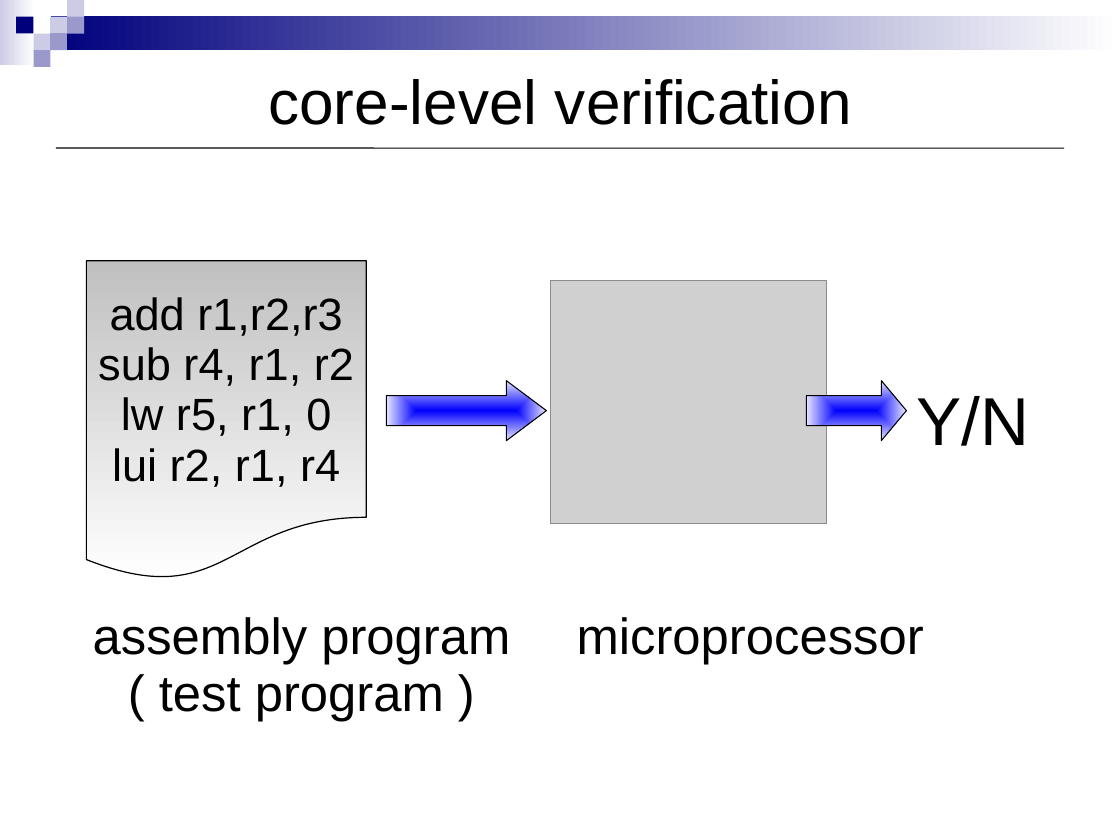
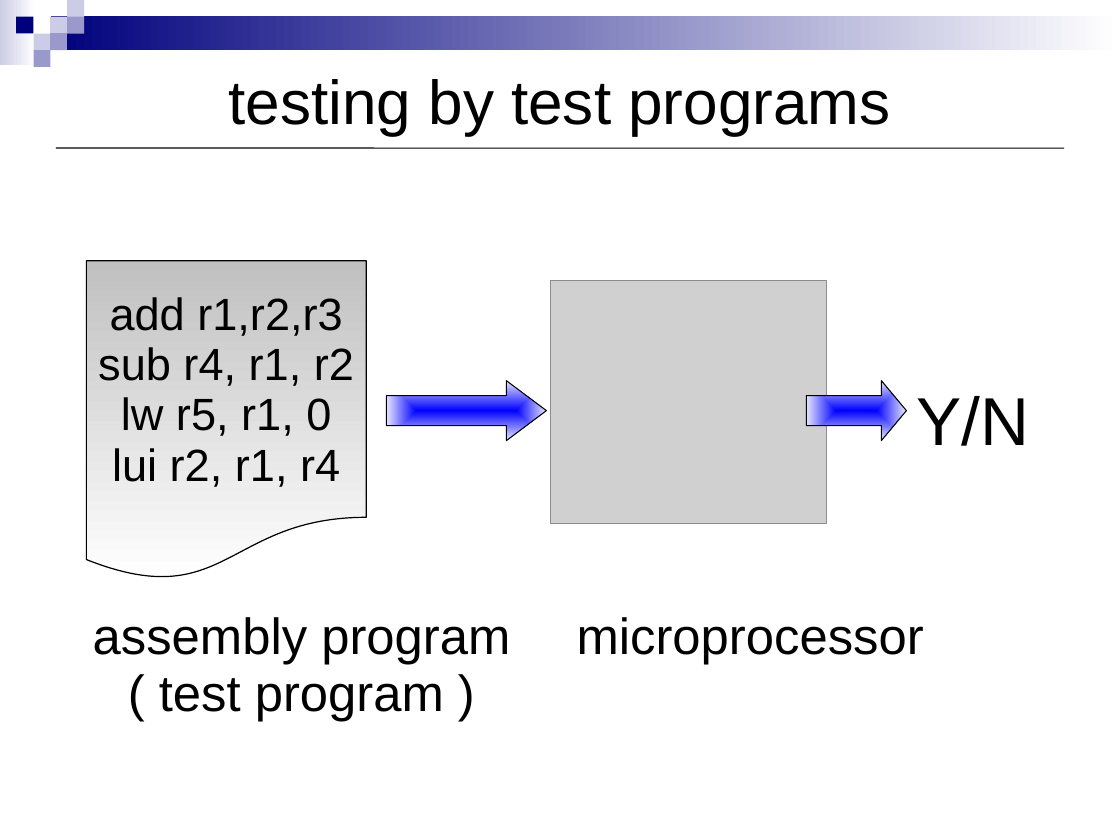
Before and after one commit to kornevgen/tesla-project, a slide deck: slide 2 of papers/SYRCoSE2009/show/syrcose09.ppt. Drawn at 1120x840 pixels with LibreOffice and Linux fonts; fonts in the diff are those of the drawing; grey boxes stand for pictures. Boxes give left, top, right and bottom in pixels: in the first picture for what was removed or moved away, otherwise in the second. Text is boxed around its words. In the diff, an @@ line names an element or a change of style, - is before the commit and + after.

```diff
--- a/papers/SYRCoSE2009/show/syrcose09.ppt
+++ b/papers/SYRCoSE2009/show/syrcose09.ppt
@@ title at (x1=229, y1=79, x2=890, y2=136): text changed @@
-core-level verification
+testing by test programs
```
Also in this commit, not shown: 11 other slides changed, 3 slides added.
